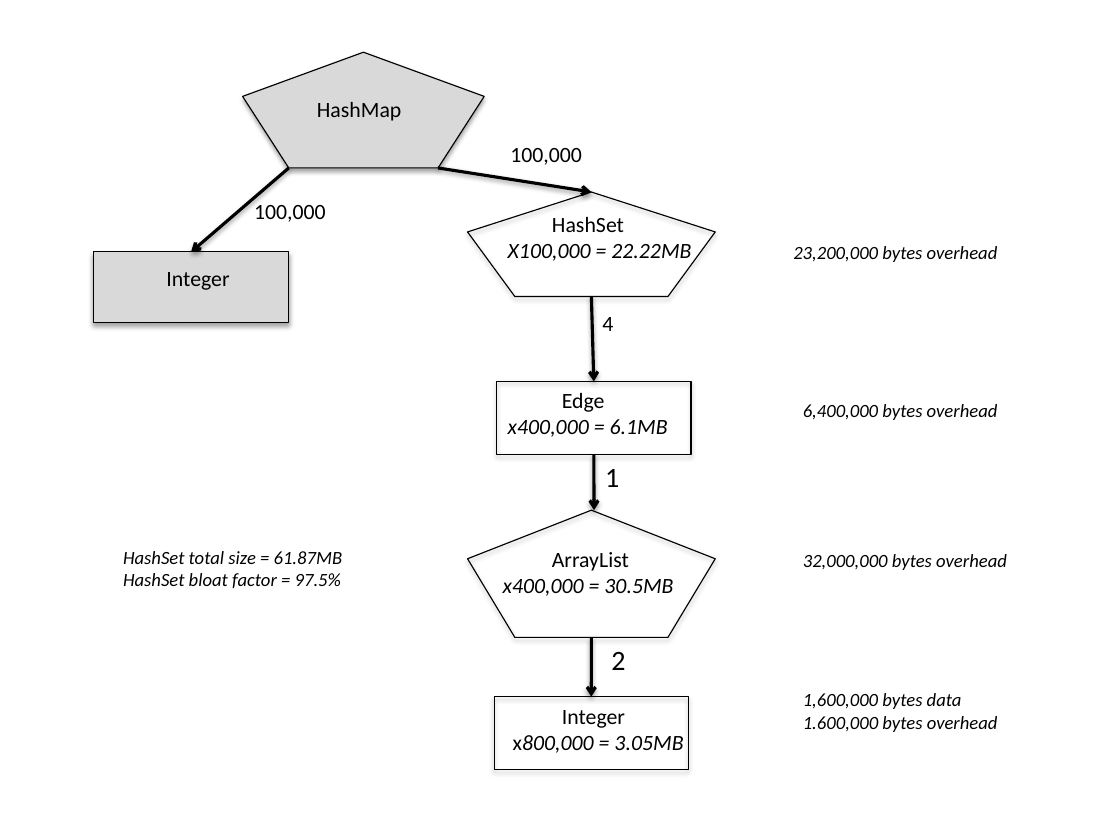
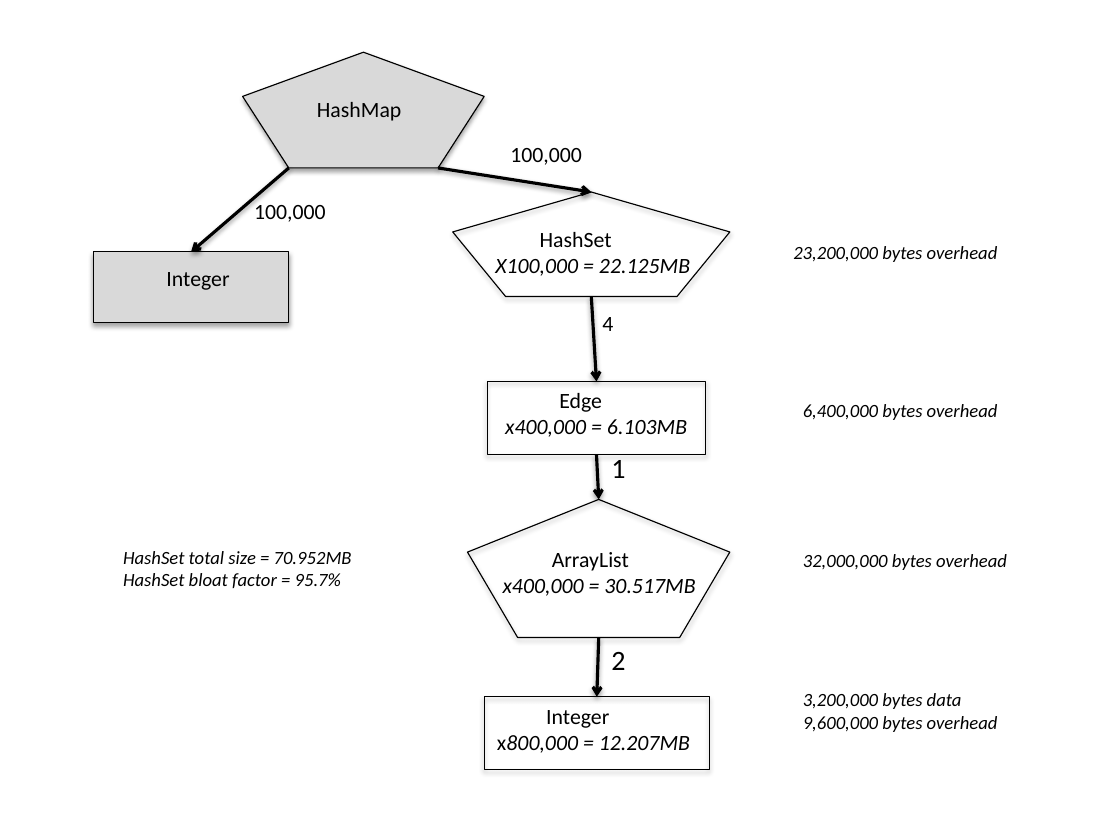
Before and after one commit to TheRuncibleTuner/bloatbook, a slide deck: slide 1 of part3/Figures/graph-hashset.pptx. Drawn at 1120x840 pixels with LibreOffice and Linux fonts; fonts in the diff are those of the drawing. Boxes give left, top, right and bottom in pixels: in the first picture for what was removed or moved away, otherwise in the second. Text is boxed around its words. In the diff, an @@ line names an element or a change of style, - is before the commit and + after.

```diff
--- a/part3/Figures/graph-hashset.pptx
+++ b/part3/Figures/graph-hashset.pptx
@@ pentagon: place and size @@
-pentagon at [467, 192, 715, 296]
+pentagon at [452, 192, 729, 296]
@@ text "HashSet": place and size @@
-text "HashSet" at [508, 217, 691, 265]
+text "HashSet" at [495, 232, 690, 276]
@@ text at [495, 259, 690, 276]: text changed @@
-X100,000 = 22.22MB
+X100,000 = 22.125MB
@@ arrow moved from (591, 297) - (594, 382) to (591, 297) - (597, 382) @@
@@ rectangle: place and size @@
-rectangle at [496, 382, 691, 455]
+rectangle at [487, 382, 706, 455]
@@ text at [505, 419, 687, 437]: text changed @@
-x400,000 = 6.1MB
+x400,000 = 6.103MB
@@ text "1": place and size @@
-text "1" at [605, 469, 619, 487]
+text "1" at [611, 460, 625, 478]
@@ arrow moved from (594, 455) - (594, 511) to (597, 455) - (599, 500) @@
@@ pentagon: place and size @@
-pentagon at [467, 511, 715, 638]
+pentagon at [467, 500, 729, 637]
@@ text at [123, 551, 352, 588]: text changed @@
-HashSet total size = 61.87MB
-HashSet bloat factor = 97.5%
+HashSet total size = 70.952MB
+HashSet bloat factor = 95.7%
@@ text at [503, 579, 695, 596]: text changed @@
-x400,000 = 30.5MB
+x400,000 = 30.517MB
@@ arrow moved from (591, 637) - (591, 697) to (599, 637) - (597, 697) @@
@@ text "Integer": place and size @@
-text "Integer" at [513, 710, 683, 753]
+text "Integer" at [497, 710, 690, 753]
@@ rectangle: place and size @@
-rectangle at [494, 697, 689, 769]
+rectangle at [484, 697, 709, 769]
@@ text at [803, 693, 998, 732]: text changed @@
-1,600,000 bytes data
-1.600,000 bytes overhead
+3,200,000 bytes data
+9,600,000 bytes overhead
@@ text at [497, 735, 690, 753]: text changed @@
-x800,000 = 3.05MB
+x800,000 = 12.207MB
```
Also in this commit, not shown: 3 other files.
